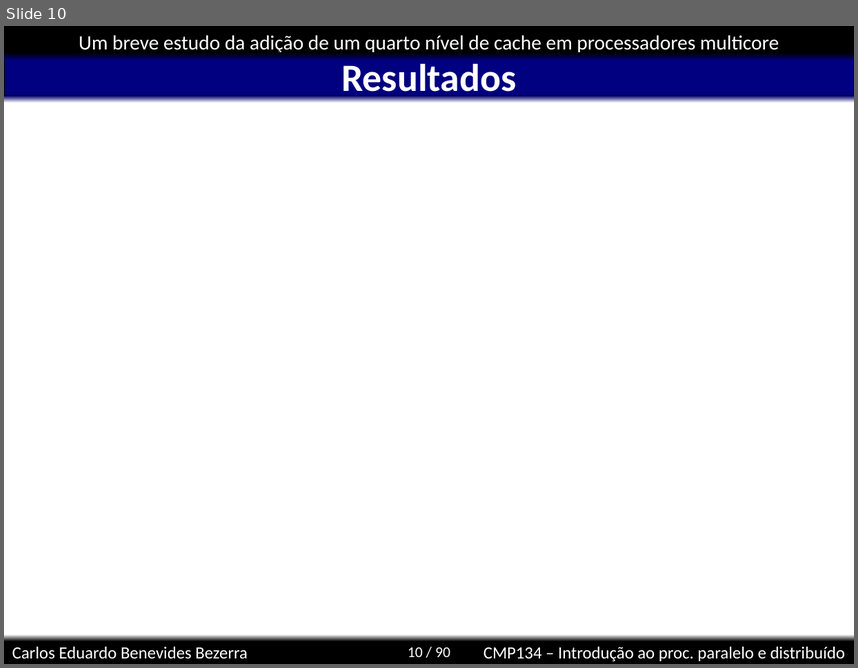
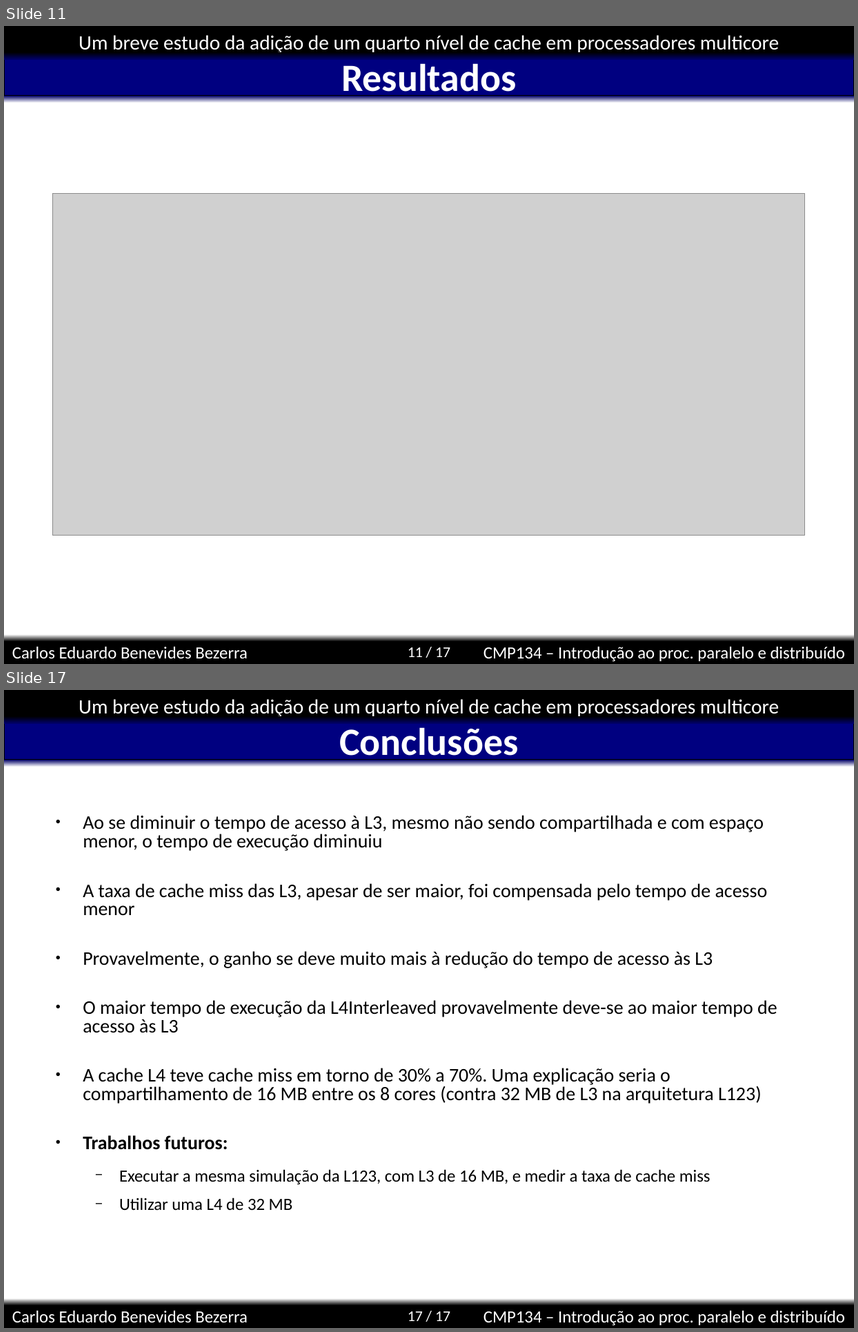
Before and after one commit to kdubezerra/kdubezerra, a slide deck: disciplinas/cmp134/simics/carloseduardo.ppt. Shown one above the other, each under a label of ours: slide 10 before the commit, slides 11 and 17 after it; the slides between them are not shown. The pictures are 858x668 and 858x1332 pixels, drawn with LibreOffice and Linux fonts; fonts in the diff are those of the drawing; grey boxes stand for pictures; background and template pictures are left out. Boxes give left, top, right and bottom in pixels: in the first picture for what was removed or moved away, otherwise in the second. Text is boxed around its words. In the diff, an @@ line names an element or a change of style, - is before the commit and + after.

```diff
--- a/disciplinas/cmp134/simics/carloseduardo.ppt
+++ b/disciplinas/cmp134/simics/carloseduardo.ppt
@@ slide 17 added at (4,690,854,1328), background #FFFFFF; not listed: 8 template elements that a slide beside it also shows @@
@@ title added at (339,727,518,765), 36 pt, text #FFFFFF, bold @@
+Conclusões
@@ text added at (83,815,777,1210), 18 pt, text #000000 @@
+● Ao se diminuir o tempo de acesso à L3, mesmo não sendo compartilhada e com espaço menor, o tempo de execução diminuiu
+● A taxa de cache miss das L3, apesar de ser maior, foi compensada pelo tempo de acesso menor
+● Provavelmente, o ganho se deve muito mais à redução do tempo de acesso às L3
+● O maior tempo de execução da L4Interleaved provavelmente deve-se ao maior tempo de acesso às L3
+● A cache L4 teve cache miss em torno de 30% a 70%. Uma explicação seria o compartilhamento de 16 MB entre os 8 cores (contra 32 MB de L3 na arquitetura L123)
+● Trabalhos futuros:
+  − Executar a mesma simulação da L123, com L3 de 16 MB, e medir a taxa de cache miss
+  − Utilizar uma L4 de 32 MB
@@ what was slide 10 is now slide 11 @@
@@ slide 11 changed as well @@
@@ picture added at (52,194,806,535) @@
@@ page number at (408,647,450,657): text changed @@
-10 / 90
+11 / 17
```
Also in this commit, not shown: 6 other slides changed, 7 other slides added, 2 other files.
